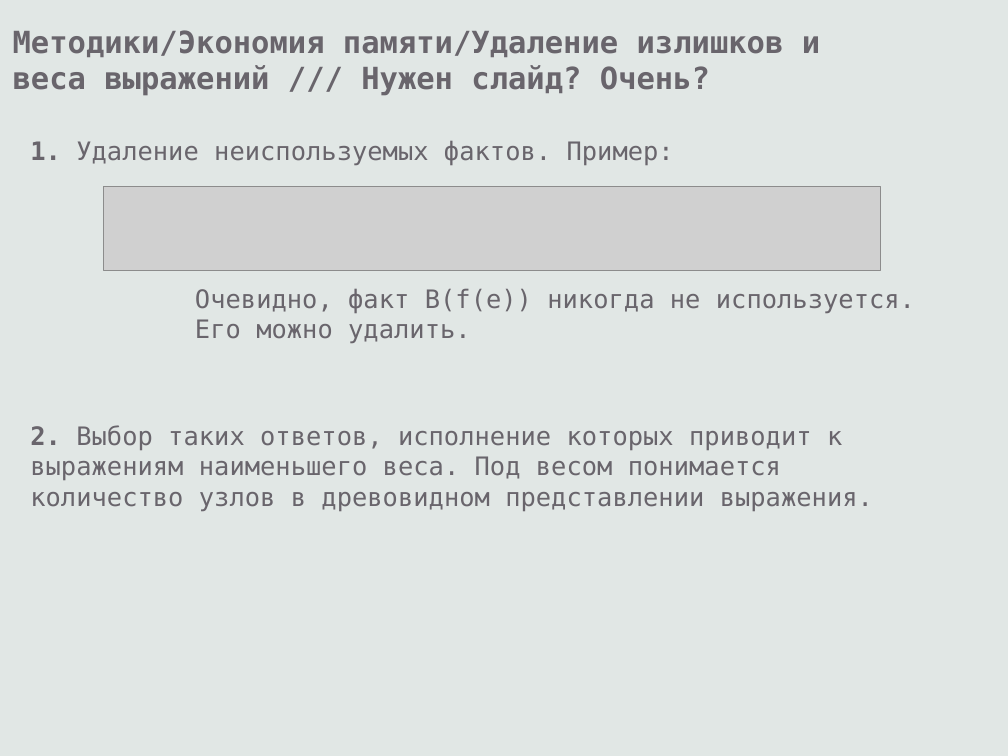
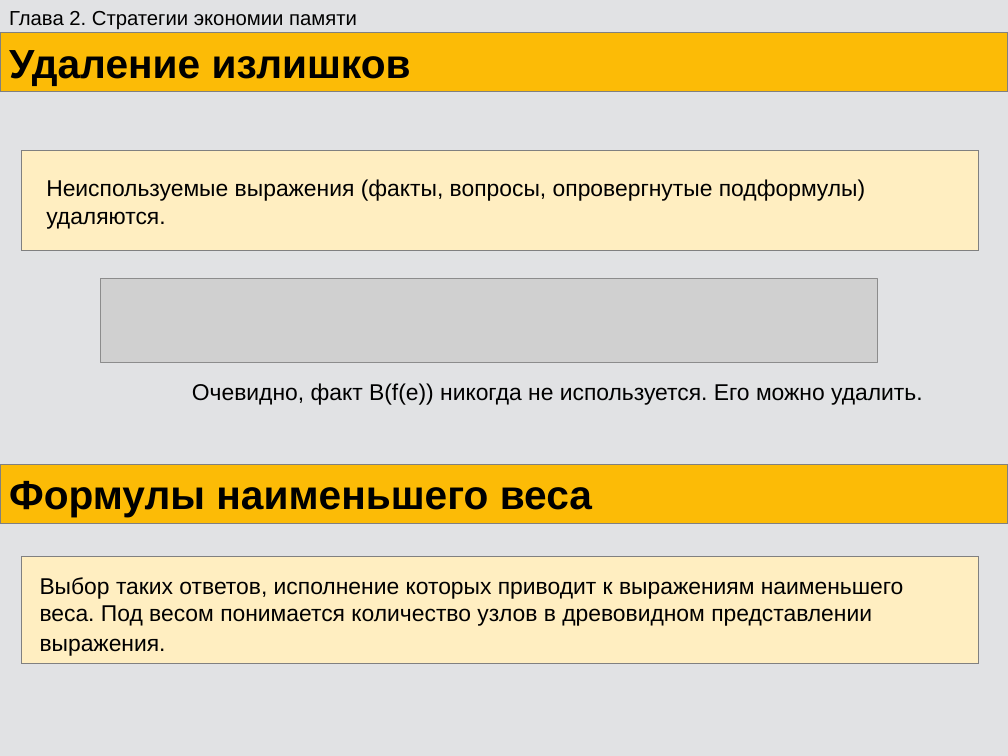
Before and after one commit to eugeneai/prisnif, a slide deck: slide 25 of brick/pres/pacman.odp (slide 33 before the commit). Drawn at 1008x756 pixels with LibreOffice and Linux fonts; fonts in the diff are those of the drawing; grey boxes stand for pictures. Boxes give left, top, right and bottom in pixels: in the first picture for what was removed or moved away, otherwise in the second. Text is boxed around its words. In the diff, an @@ line names an element or a change of style, - is before the commit and + after.

```diff
--- a/brick/pres/pacman.odp
+++ b/brick/pres/pacman.odp
@@ background #E1E7E5 to #E1E2E4 @@
@@ text added at box(9, 11, 357, 30), 16 pt, text #000000 @@
+Глава 2. Стратегии экономии памяти
@@ rectangle added at box(0, 32, 1008, 91), fill #FCBB06, outline #808080 0 pt, 32 pt, text #000000, bold @@
+Удаление излишков
@@ text removed at box(13, 30, 820, 96) @@
-Методики/Экономия памяти/Удаление излишков и веса выражений /// Нужен слайд? Очень?
@@ text removed at box(30, 140, 674, 165) @@
-1. Удаление неиспользуемых фактов. Пример:
@@ rectangle added at box(21, 150, 979, 251), fill #FFEEC1, outline #808080 0 pt @@
@@ text added at box(46, 179, 865, 229), 18 pt, text #000000 @@
+Неиспользуемые выражения (факты, вопросы, опровергнутые подформулы)
+удаляются.
@@ picture: place and size @@
-picture at box(103, 187, 881, 270)
+picture at box(101, 279, 878, 362)
@@ text at box(192, 383, 923, 405): text changed; size 20 to 18 pt; font DejaVu Sans Mono to Arial; text colour #69656C to #000000 @@
-Очевидно, факт B(f(e)) никогда не используется.
-Его можно удалить.
+Очевидно, факт B(f(e)) никогда не используется. Его можно удалить.
@@ rectangle added at box(0, 465, 1008, 524), fill #FCBB06, outline #808080 0 pt, 32 pt, text #000000, bold @@
+Формулы наименьшего веса
@@ rectangle added at box(21, 557, 979, 664), fill #FFEEC1, outline #808080 0 pt @@
@@ text at box(40, 577, 904, 656): text changed; size 20 to 18 pt; font DejaVu Sans Mono to Arial; text colour #69656C to #000000 @@
-2. Выбор таких ответов, исполнение которых приводит к выражениям наименьшего веса. Под весом понимается количество узлов в древовидном представлении выражения.
+Выбор таких ответов, исполнение которых приводит к выражениям наименьшего веса. Под весом понимается количество узлов в древовидном представлении выражения.
```
Also in this commit, not shown: 17 other slides changed, 32 slides added, 39 slides removed, 2 other files.
